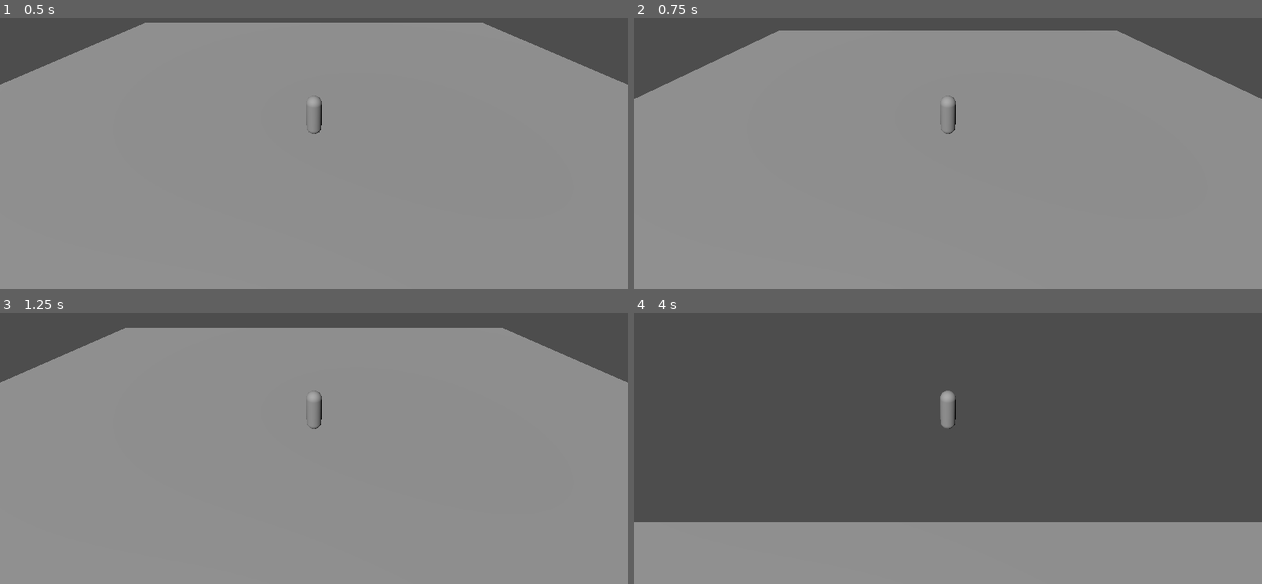
Above: before the commit, frames 1-4 (two rows, left to right).
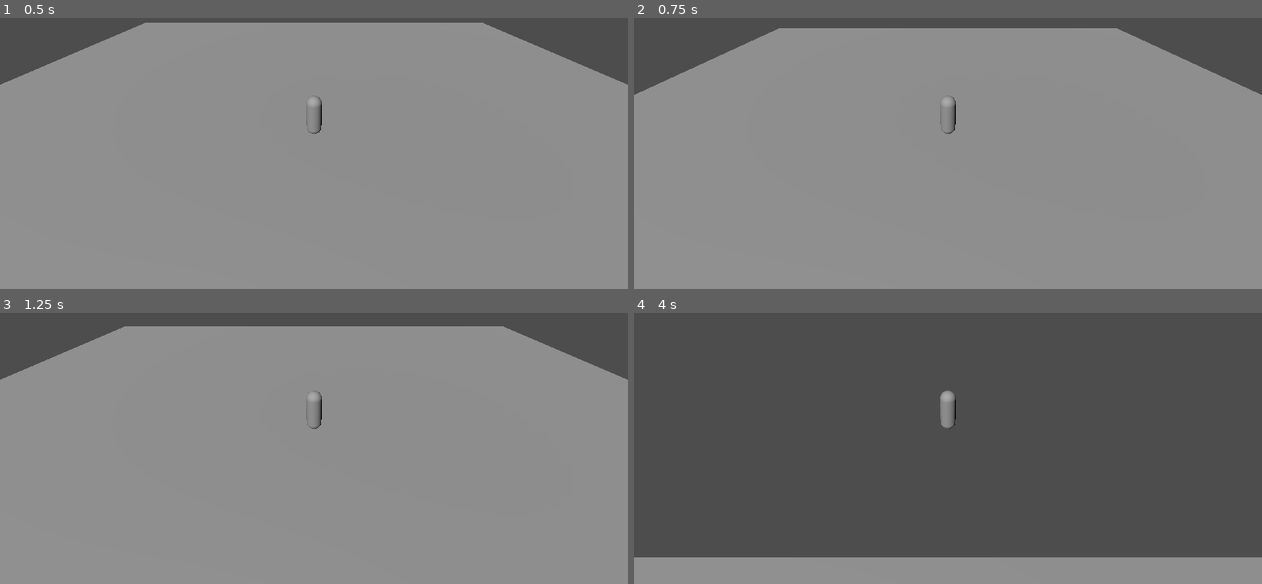
Above: after the commit, the same moments.

Repository: thegoatleroyjenkins/arpg-game
Game: Godot game, scene res://prototype3d/main_3d.tscn
Same seed, same stepped clock (60 frames per second), same inputs: the game is played once before the commit and once after it. This scene is started directly instead of the project's main scene.
Inputs (mouse positions are in pixels of both pictures, inside the frame that each line leads up to):
- Up to frame 1 (0.5 s): no input
- Up to frame 2 (0.75 s): tap Enter (ui_accept) at 0.5 s; move the mouse to (979, 110) at 0.52 s; hold W (move_up) from 0.53 s (still down); hold Enter (ui_accept) from 0.53 s (still down)
- Up to frame 3 (1.25 s): keep holding W (move_up); keep holding Enter (ui_accept)
- Up to frame 4 (4 s): keep holding W (move_up); move the mouse to (916, 407) at 1.27 s; release Enter (ui_accept) at 1.28 s; click (916, 407) at 1.35 s; tap Enter (ui_accept) at 1.52, 1.55, 1.82, 3.02, 3.05, 3.32 s; move the mouse to (960, 402) at 2.02 s; hold Enter (ui_accept) 2.03-2.78 s; tap Q (dash) at 2.1 s; move the mouse to (941, 413) at 2.77 s; tap Shift at 2.85 s; move the mouse to (991, 413) at 3.52 s; hold Enter (ui_accept) from 3.53 s (still down)

Frame 1 is identical in both runs. In frame 2, 1.0% of the frame differs, in the area x 0-100%, y 3-30%; in frame 3, 0.7%; in frame 4, 13%, in the area x 0-100%, y 77-91%.

Commit message:
Add data-driven variable jump height tuning for 3D player

Diff:
--- a/prototype3d/default_player_tuning_3d.tres
+++ b/prototype3d/default_player_tuning_3d.tres
@@ -8,6 +8,8 @@
 sprint_multiplier = 1.6
 jump_velocity = 4.5
 gravity = 12.0
+jump_release_gravity_multiplier = 2.2
+max_fall_speed = 18.0
 ground_acceleration = 40.0
 ground_deceleration = 48.0
 air_control = 0.5
--- a/prototype3d/player_3d.gd
+++ b/prototype3d/player_3d.gd
@@ -42,7 +42,12 @@
 		coyote_time_left = tuning.coyote_time
 	else:
 		coyote_time_left = max(0.0, coyote_time_left - delta)
-		velocity.y -= tuning.gravity * delta
+		var gravity_scale := 1.0
+		# Variable jump height: releasing jump early makes ascent fall off faster.
+		if velocity.y > 0.0 and not Input.is_action_pressed("ui_accept"):
+			gravity_scale = tuning.jump_release_gravity_multiplier
+		velocity.y -= tuning.gravity * gravity_scale * delta
+		velocity.y = max(velocity.y, -tuning.max_fall_speed)
 
 	if jump_buffer_left > 0.0 and coyote_time_left > 0.0:
 		velocity.y = tuning.jump_velocity
--- a/prototype3d/player_tuning_3d.gd
+++ b/prototype3d/player_tuning_3d.gd
@@ -7,6 +7,8 @@
 @export var gravity: float = 12.0
 @export var coyote_time: float = 0.12
 @export var jump_buffer_time: float = 0.12
+@export var jump_release_gravity_multiplier: float = 2.2
+@export var max_fall_speed: float = 18.0
 
 @export_group("Movement Feel")
 @export var ground_acceleration: float = 40.0
Not shown, changed: README.md
